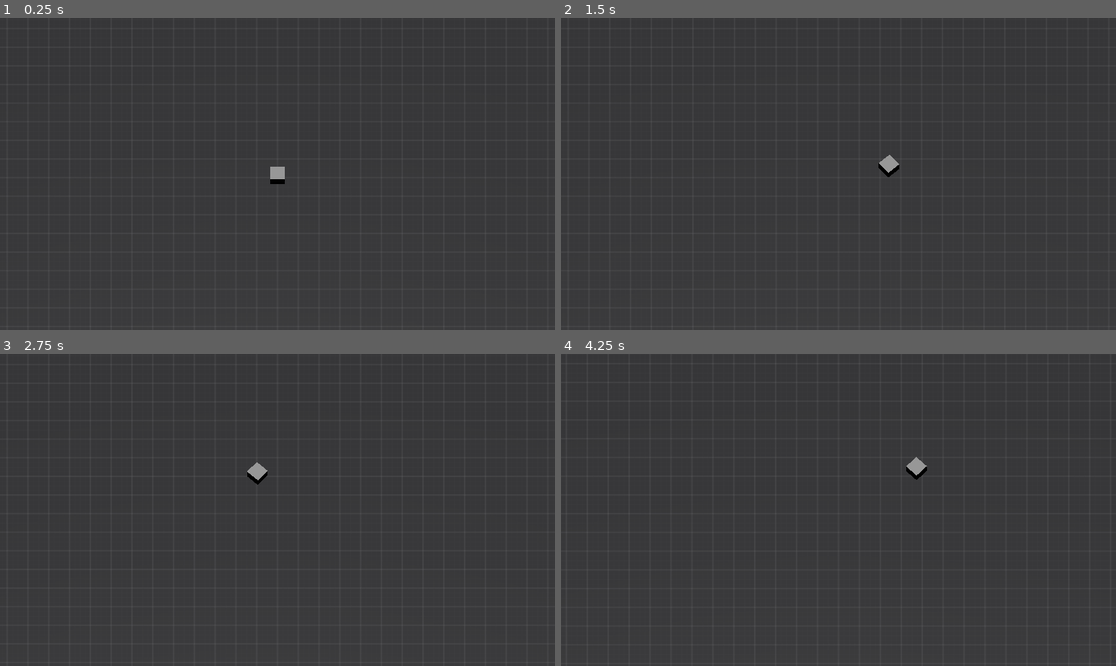
Above: before the commit, frames 1-4 (two rows, left to right).
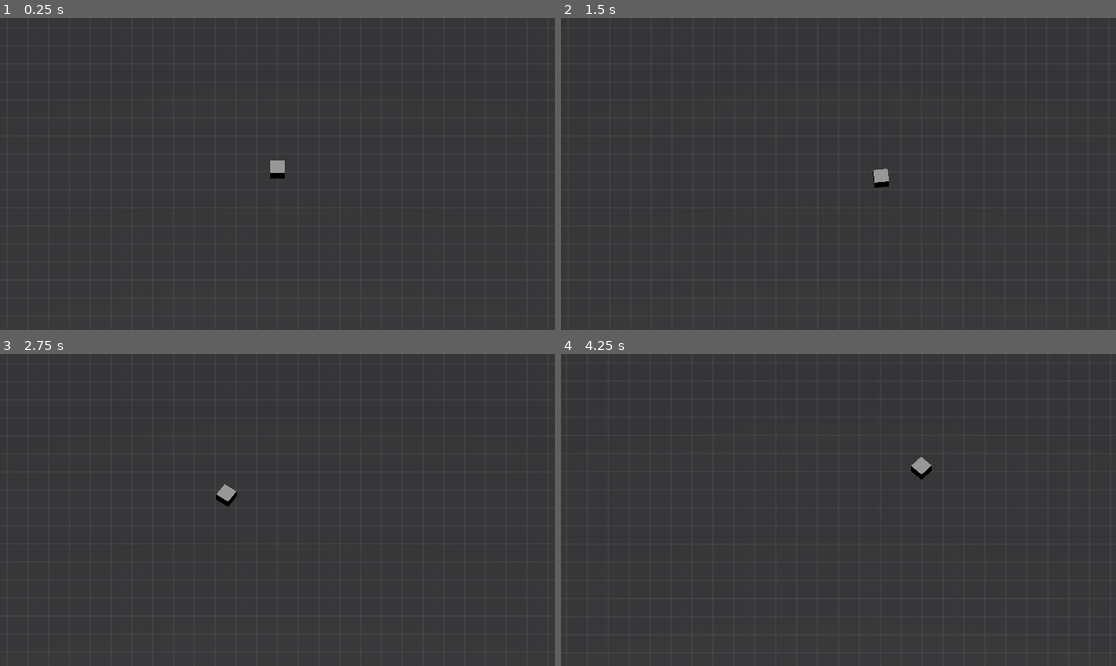
Above: after the commit, the same moments.

Repository: jorie100/Lander
Game: Godot game, scene res://scenes/DebugScene.tscn
Two runs of this game, one before a commit and one after it. Both use one fixed random seed, a clock stepped at 60 frames per second and the inputs below.
Inputs (mouse positions are in pixels of both pictures, inside the frame that each line leads up to):
- Up to frame 1 (0.25 s): no input
- Up to frame 2 (1.5 s): tap Enter at 0.5 s; move the mouse to (960, 158) at 0.52 s; press the mouse at (960, 158) at 0.53 s; right-click (960, 158) at 0.8 s; move the mouse to (727, 189) at 1.27 s; release the mouse at (727, 189) at 1.28 s; right-click (727, 189) at 1.35 s
- Up to frame 3 (2.75 s): click (166, 525) at 1.55 s; move the mouse to (333, 441) at 2.02 s; press the mouse at (333, 441) at 2.03 s; right-click (333, 441) at 2.3 s
- Up to frame 4 (4.25 s): move the mouse to (810, 572) at 2.77 s; release the mouse at (810, 572) at 2.78 s; tap Mouse wheel down (cam_zoom_down) at 2.85 s; click (810, 572) at 3.05 s; move the mouse to (1005, 556) at 3.52 s; tap Mouse wheel up (cam_zoom_up) at 3.6 s; right-click (1005, 556) at 3.8 s

The runs differ from the first frame. In frame 1, 0.1% of the frame differs, in the area x 48-52%, y 45-54%; in frame 2, 0.3%; in frame 3, 0.3%, in the area x 38-49%, y 34-49%; in frame 4, 0.2%.

Commit message:
Fixed bugs

Diff:
--- a/scenes/DebugScene.tscn
+++ b/scenes/DebugScene.tscn
@@ -52,17 +52,17 @@
 world_settings = SubResource("Resource_eckp6")
 
 [node name="Floor" parent="." instance=ExtResource("1_16ih5")]
-mesh = SubResource("ArrayMesh_tmhd7")
+mesh = SubResource("ArrayMesh_j2nn6")
 material = ExtResource("4_ip3fi")
 
 [node name="Floor_col" type="StaticBody3D" parent="Floor"]
 collision_mask = 0
 
 [node name="CollisionShape3D" type="CollisionShape3D" parent="Floor/Floor_col"]
-shape = SubResource("ConcavePolygonShape3D_4184q")
+shape = SubResource("ConcavePolygonShape3D_fpjj8")
 
 [node name="MainCamera" parent="." node_paths=PackedStringArray("grid") instance=ExtResource("4_gwgv0")]
-transform = Transform3D(1, 0, 0, 0, 0.446198, 0.894934, 0, -0.894934, 0.446198, 0, 88.5503, 43.9575)
+transform = Transform3D(1, 0, 0, 0, 0.5, 0.866025, 0, -0.866025, 0.5, 0, 90, 52.0788)
 current = true
 grid = NodePath("../Grid")
 
--- a/scenes/player/MainCamera.tscn
+++ b/scenes/player/MainCamera.tscn
@@ -3,7 +3,7 @@
 [ext_resource type="Script" path="res://scripts/player/main_camera.gd" id="1_trxw6"]
 
 [node name="Camera3D" type="Camera3D"]
-transform = Transform3D(1, 0, 0, 0, 0.446198, 0.894934, 0, -0.894934, 0.446198, 0, 0, 0)
+transform = Transform3D(1, 0, 0, 0, 0.5, 0.866025, 0, -0.866025, 0.5, 0, 0, 0)
 cull_mask = 1
 projection = 1
 size = 15.0
--- a/scripts/player/main_camera.gd
+++ b/scripts/player/main_camera.gd
@@ -71,7 +71,7 @@
 		camera_zoom += 100 * delta * (camera_zoom/20)
 	if Input.is_action_just_released("cam_zoom_up") and camera_zoom > 2:
 		camera_zoom -= 100 * delta * (camera_zoom/20)
-	size = lerpf(size, camera_zoom, 10 * delta)
+	size = lerpf(size, camera_zoom, 8 * delta)
 
 	if Input.get_vector("camera_left", "camera_right", "camera_up", "camera_down") != Vector2(0,0):
 		movement_dir = Input.get_vector("camera_left", "camera_right", "camera_up", "camera_down")
--- a/scripts/player/player.gd
+++ b/scripts/player/player.gd
@@ -27,7 +27,6 @@
 
 	# Actualizar mesh instance con la posicion y rotacion del robot (con rotacion suave)
 	current_rotation = current_rotation.slerp(self.global_transform.basis, rotation_speed * delta)
-
 
 	# Revisa si hay puntos para hacer pathfinding
 	if current_id_path.is_empty():
@@ -94,7 +93,6 @@
 
 # Obtener el camino en el AStarGrid2D
 func obtain_id_path(objective_position: Vector2i) -> Array[Vector2i]:
-
 	var id_path
 
 	if is_moving:
@@ -116,20 +114,8 @@
 		path_total_distance += Vector2(path_array[i]).distance_to(Vector2(path_array[i + 1]))
 	return path_total_distance
 
-# Recibir astar y altura del mundo
-func _on_world_gen_astar(astar, world_floor_height):
-	astar_grid = astar
-	floor_height = world_floor_height
-
-# Recibir click de la camara para moverse al piso
-func _on_main_camera_move_to_floor(clicked_position):
-
-	if clicked_position.x < 0:
-		clicked_position.x += -1
-	if clicked_position.z < 0:
-		clicked_position.z += -1
-
-	var id_path = obtain_id_path(Vector2i(clicked_position.x,clicked_position.z))
+func calculate_path_to_target(target_path_position: Vector3) -> void:
+	var id_path = obtain_id_path(Vector2i(int(target_path_position.x),int(target_path_position.z)))
 
 	if not id_path.is_empty():
 		static_objective = null
@@ -143,9 +129,8 @@
 		else:
 			speed_multiplier = 0.5
 
-
 ## Recibir el click de la camara para moverse al static_target
-#func _on_main_camera_move_to_static_target(clicked_position, static_target):
+#func _on_main_camera_move_to_static_target(clicked_position: Vector3, static_target):
 	#
 	#if clicked_position.x < 0:
 		#clicked_position.x += -1
@@ -160,7 +145,6 @@
 		#point_array = static_target.building.point_array
 	#else:
 		#return
-	#
 	#
 	#var neighbour_array: Array = []
 	#
@@ -219,17 +203,12 @@
 	astar_grid = world.astar_grid
 	floor_height = world.floor_height
 
+	var fixed_target_position = target.global_position
+	if fixed_target_position.x < 0:
+		fixed_target_position.x += -1
+	if fixed_target_position.z < 0:
+		fixed_target_position.z += -1
+	calculate_path_to_target(fixed_target_position)
+
 func _on_main_camera_player_moved(target_move_position):
-	var id_path = obtain_id_path(Vector2i(target_move_position.x,target_move_position.z))
-
-	if not id_path.is_empty():
-		static_objective = null
-
-		current_id_path = id_path
-
-		target.visible = true
-
-		if is_moving:
-			speed_multiplier = 1
-		else:
-			speed_multiplier = 0.5
+	calculate_path_to_target(target_move_position)
--- a/scripts/world/world_generator.gd
+++ b/scripts/world/world_generator.gd
@@ -53,9 +53,7 @@
 	if not is_world_point_solid(build_position.x, build_position.z):
 		set_world_point(build_position.x, build_position.z, true)
 		build_world_point(build_position.x, build_position.z)
-		print("builded!")
 
 func _on_main_camera_destroyed(destroy_position):
 	if is_world_point_solid(destroy_position.x, destroy_position.z):
 		set_world_point(destroy_position.x, destroy_position.z, false)
-		print("destroyed!")
--- a/scripts/world/world_settings.gd
+++ b/scripts/world/world_settings.gd
@@ -8,5 +8,9 @@
 @export var floor_height: int = 0
 @export var spawn_size: int = 18
 
-var astar_grid: AStarGrid2D
+var astar_grid: AStarGrid2D: set = set_astar_grid
 var world_points: Array
+
+func set_astar_grid(value):
+	astar_grid = value
+	world_changed.emit()
Not shown: 2 places in scenes/DebugScene.tscn that only renumber resources
